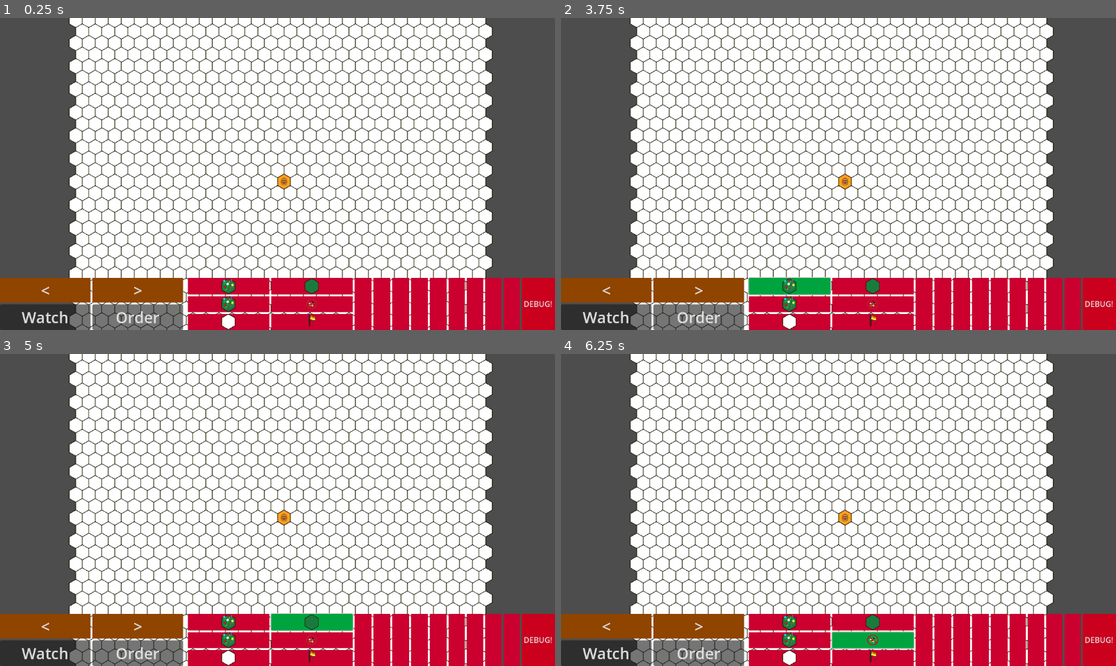
Above: before the commit, frames 1-4 (two rows, left to right).
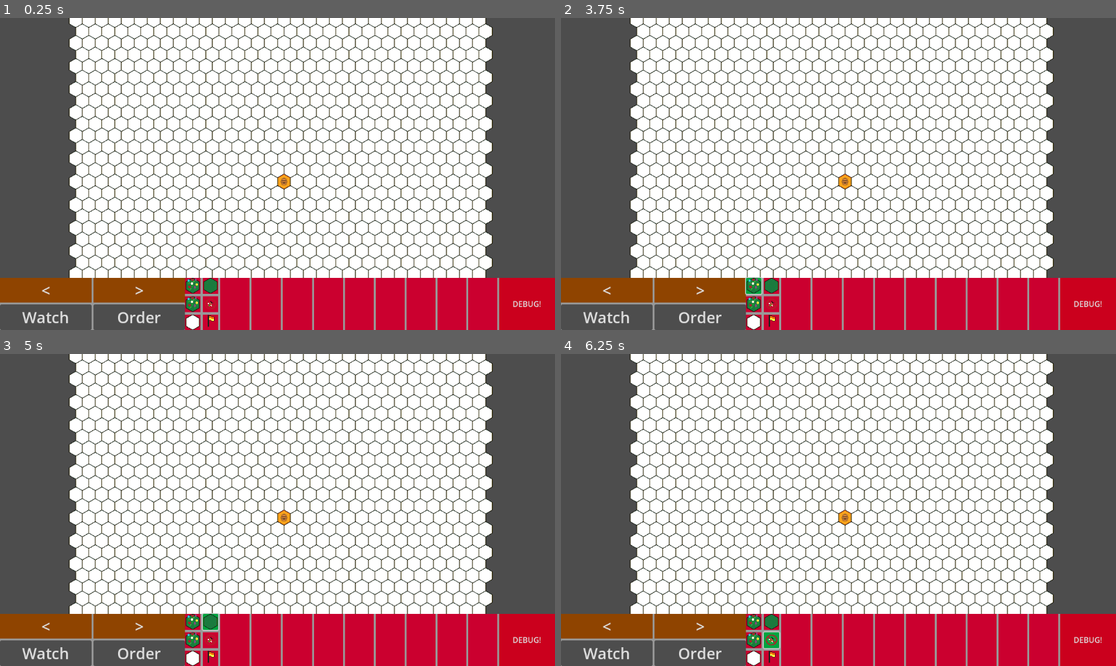
Above: after the commit, the same moments.

Repository: ARCsweden/GameJam2025Fall
Game: Godot game, scene res://Scenes/GameNode.tscn
Same seed, same stepped clock (60 frames per second), same inputs: the game is played once before the commit and once after it.
Inputs (mouse positions are in pixels of both pictures, inside the frame that each line leads up to; where the layout moved, square brackets give the same spot in the first picture):
- Up to frame 1 (0.25 s): no input
- Up to frame 2 (3.75 s): click "<" at 0.5 s; click ">" at 1.25 s; click "Watch" at 2 s; click "Order" at 2.75 s; click (755, 286) [788, 286] at 3.5 s
- Up to frame 3 (5 s): click (210, 622) [310, 622] at 4.25 s
- Up to frame 4 (6.25 s): click (755, 641) [788, 641] at 5 s; click (771, 641) [871, 641] at 5.75 s

The runs differ from the first frame. In frame 1, 5.8% of the frame differs, in the area x 0-100%, y 83-100%; in frame 2, 6.1%; in frame 3, 6.4%; in frame 4, 6.5%.

Commit message:
Cleaner interface

Diff:
--- a/dancing-queen/Scenes/user_interface.tscn
+++ b/dancing-queen/Scenes/user_interface.tscn
@@ -10,8 +10,12 @@
 [ext_resource type="Texture2D" uid="uid://26h73byjc5s" path="res://Assets/Art/png/grass_tile.png" id="5_1648f"]
 [ext_resource type="Texture2D" uid="uid://3y7p3nuo7wix" path="res://Assets/Art/png/flag_tile.png" id="7_xap2s"]
 
+[sub_resource type="StyleBoxFlat" id="StyleBoxFlat_m3woj"]
+
 [sub_resource type="StyleBoxFlat" id="StyleBoxFlat_xap2s"]
 bg_color = Color(0.6718929, 0.32470697, 0, 1)
+
+[sub_resource type="StyleBoxFlat" id="StyleBoxFlat_piynm"]
 
 [sub_resource type="StyleBoxFlat" id="StyleBoxFlat_4d574"]
 bg_color = Color(0, 0.52694565, 0.1954858, 1)
@@ -45,7 +49,7 @@
 anchor_bottom = 1.0
 grow_horizontal = 2
 grow_vertical = 2
-theme_override_constants/separation = 10
+theme_override_constants/separation = 0
 
 [node name="TheClub" type="VBoxContainer" parent="HBox"]
 layout_mode = 2
@@ -56,12 +60,22 @@
 size_flags_vertical = 3
 size_flags_stretch_ratio = 5.0
 
-[node name="BeeControls" type="GridContainer" parent="HBox/TheClub"]
-layout_mode = 2
+[node name="Panel" type="Panel" parent="HBox/TheClub"]
+layout_mode = 2
+size_flags_vertical = 3
+theme_override_styles/panel = SubResource("StyleBoxFlat_m3woj")
+
+[node name="BeeControls" type="GridContainer" parent="HBox/TheClub/Panel"]
+layout_mode = 1
+anchors_preset = 15
+anchor_right = 1.0
+anchor_bottom = 1.0
+grow_horizontal = 2
+grow_vertical = 2
 size_flags_vertical = 3
 columns = 2
 
-[node name="LeftBeeSelect" type="Button" parent="HBox/TheClub/BeeControls"]
+[node name="LeftBeeSelect" type="Button" parent="HBox/TheClub/Panel/BeeControls"]
 layout_mode = 2
 size_flags_horizontal = 3
 size_flags_vertical = 3
@@ -73,7 +87,7 @@
 theme_override_styles/hover = SubResource("StyleBoxFlat_xap2s")
 text = "<"
 
-[node name="RightBeeSelect" type="Button" parent="HBox/TheClub/BeeControls"]
+[node name="RightBeeSelect" type="Button" parent="HBox/TheClub/Panel/BeeControls"]
 layout_mode = 2
 size_flags_horizontal = 3
 size_flags_vertical = 3
@@ -85,7 +99,7 @@
 theme_override_styles/hover = SubResource("StyleBoxFlat_xap2s")
 text = ">"
 
-[node name="Watch" type="Button" parent="HBox/TheClub/BeeControls"]
+[node name="Watch" type="Button" parent="HBox/TheClub/Panel/BeeControls"]
 layout_mode = 2
 size_flags_horizontal = 3
 size_flags_vertical = 3
@@ -94,7 +108,7 @@
 theme_override_font_sizes/font_size = 32
 text = "Watch"
 
-[node name="Order" type="Button" parent="HBox/TheClub/BeeControls"]
+[node name="Order" type="Button" parent="HBox/TheClub/Panel/BeeControls"]
 layout_mode = 2
 size_flags_horizontal = 3
 size_flags_vertical = 3
@@ -113,19 +127,32 @@
 size_flags_vertical = 3
 size_flags_stretch_ratio = 5.0
 
-[node name="Buttons" type="HBoxContainer" parent="HBox/RightScreen"]
-layout_mode = 2
-size_flags_vertical = 3
+[node name="Panel" type="Panel" parent="HBox/RightScreen"]
+layout_mode = 2
+size_flags_vertical = 3
+theme_override_styles/panel = SubResource("StyleBoxFlat_piynm")
+
+[node name="Buttons" type="HBoxContainer" parent="HBox/RightScreen/Panel"]
+layout_mode = 1
+anchors_preset = 15
+anchor_right = 1.0
+anchor_bottom = 1.0
+grow_horizontal = 2
+grow_vertical = 2
+size_flags_vertical = 3
+theme_override_constants/separation = 4
 script = ExtResource("2_doevo")
 
-[node name="TileChoosingButtons" type="GridContainer" parent="HBox/RightScreen/Buttons"]
-layout_mode = 2
-size_flags_horizontal = 3
-size_flags_vertical = 3
-size_flags_stretch_ratio = 5.0
+[node name="TileChoosingButtons" type="GridContainer" parent="HBox/RightScreen/Panel/Buttons"]
+layout_mode = 2
+size_flags_horizontal = 3
+size_flags_vertical = 3
+size_flags_stretch_ratio = 0.5
+theme_override_constants/h_separation = 5
+theme_override_constants/v_separation = 5
 columns = 2
 
-[node name="FlowerTile" type="Button" parent="HBox/RightScreen/Buttons/TileChoosingButtons"]
+[node name="FlowerTile" type="Button" parent="HBox/RightScreen/Panel/Buttons/TileChoosingButtons"]
 layout_mode = 2
 size_flags_horizontal = 3
 size_flags_vertical = 3
@@ -138,7 +165,7 @@
 button_group = ExtResource("2_uf5wx")
 icon_alignment = 1
 
-[node name="GrassTile" type="Button" parent="HBox/RightScreen/Buttons/TileChoosingButtons"]
+[node name="GrassTile" type="Button" parent="HBox/RightScreen/Panel/Buttons/TileChoosingButtons"]
 layout_mode = 2
 size_flags_horizontal = 3
 size_flags_vertical = 3
@@ -151,7 +178,7 @@
 button_group = ExtResource("2_uf5wx")
 icon_alignment = 1
 
-[node name="FlowerTile3" type="Button" parent="HBox/RightScreen/Buttons/TileChoosingButtons"]
+[node name="FlowerTile3" type="Button" parent="HBox/RightScreen/Panel/Buttons/TileChoosingButtons"]
 layout_mode = 2
 size_flags_horizontal = 3
 size_flags_vertical = 3
@@ -164,7 +191,7 @@
 button_group = ExtResource("2_uf5wx")
 icon_alignment = 1
 
-[node name="DangerTile" type="Button" parent="HBox/RightScreen/Buttons/TileChoosingButtons"]
+[node name="DangerTile" type="Button" parent="HBox/RightScreen/Panel/Buttons/TileChoosingButtons"]
 layout_mode = 2
 size_flags_horizontal = 3
 size_flags_vertical = 3
@@ -177,7 +204,7 @@
 button_group = ExtResource("2_uf5wx")
 icon_alignment = 1
 
-[node name="BlankTile" type="Button" parent="HBox/RightScreen/Buttons/TileChoosingButtons"]
+[node name="BlankTile" type="Button" parent="HBox/RightScreen/Panel/Buttons/TileChoosingButtons"]
 layout_mode = 2
 size_flags_horizontal = 3
 size_flags_vertical = 3
@@ -190,7 +217,7 @@
 button_group = ExtResource("2_uf5wx")
 icon_alignment = 1
 
-[node name="FlagTile" type="Button" parent="HBox/RightScreen/Buttons/TileChoosingButtons"]
+[node name="FlagTile" type="Button" parent="HBox/RightScreen/Panel/Buttons/TileChoosingButtons"]
 layout_mode = 2
 size_flags_horizontal = 3
 size_flags_vertical = 3
@@ -203,77 +230,77 @@
 button_group = ExtResource("2_uf5wx")
 icon_alignment = 1
 
-[node name="DanceButtons" type="GridContainer" parent="HBox/RightScreen/Buttons"]
+[node name="DanceButtons" type="GridContainer" parent="HBox/RightScreen/Panel/Buttons"]
 layout_mode = 2
 size_flags_horizontal = 3
 size_flags_vertical = 3
 size_flags_stretch_ratio = 5.0
 columns = 9
 
-[node name="left" type="ColorRect" parent="HBox/RightScreen/Buttons/DanceButtons"]
-unique_name_in_owner = true
-layout_mode = 2
-size_flags_horizontal = 3
-size_flags_vertical = 3
-color = Color(0.79607844, 0, 0.18431373, 1)
-
-[node name="right" type="ColorRect" parent="HBox/RightScreen/Buttons/DanceButtons"]
-unique_name_in_owner = true
-layout_mode = 2
-size_flags_horizontal = 3
-size_flags_vertical = 3
-color = Color(0.79607844, 0, 0.18431373, 1)
-
-[node name="up" type="ColorRect" parent="HBox/RightScreen/Buttons/DanceButtons"]
-unique_name_in_owner = true
-layout_mode = 2
-size_flags_horizontal = 3
-size_flags_vertical = 3
-color = Color(0.79607844, 0, 0.18431373, 1)
-
-[node name="down" type="ColorRect" parent="HBox/RightScreen/Buttons/DanceButtons"]
-unique_name_in_owner = true
-layout_mode = 2
-size_flags_horizontal = 3
-size_flags_vertical = 3
-color = Color(0.79607844, 0, 0.18431373, 1)
-
-[node name="flap" type="ColorRect" parent="HBox/RightScreen/Buttons/DanceButtons"]
-unique_name_in_owner = true
-layout_mode = 2
-size_flags_horizontal = 3
-size_flags_vertical = 3
-color = Color(0.79607844, 0, 0.18431373, 1)
-
-[node name="shake" type="ColorRect" parent="HBox/RightScreen/Buttons/DanceButtons"]
-unique_name_in_owner = true
-layout_mode = 2
-size_flags_horizontal = 3
-size_flags_vertical = 3
-color = Color(0.79607844, 0, 0.18431373, 1)
-
-[node name="antenna" type="ColorRect" parent="HBox/RightScreen/Buttons/DanceButtons"]
-unique_name_in_owner = true
-layout_mode = 2
-size_flags_horizontal = 3
-size_flags_vertical = 3
-color = Color(0.79607844, 0, 0.18431373, 1)
-
-[node name="comb" type="ColorRect" parent="HBox/RightScreen/Buttons/DanceButtons"]
-unique_name_in_owner = true
-layout_mode = 2
-size_flags_horizontal = 3
-size_flags_vertical = 3
-color = Color(0.79607844, 0, 0.18431373, 1)
-
-[node name="elbow" type="ColorRect" parent="HBox/RightScreen/Buttons/DanceButtons"]
-unique_name_in_owner = true
-layout_mode = 2
-size_flags_horizontal = 3
-size_flags_vertical = 3
-color = Color(0.79607844, 0, 0.18431373, 1)
-
-[node name="Debug" type="Button" parent="HBox/RightScreen/Buttons"]
+[node name="left" type="ColorRect" parent="HBox/RightScreen/Panel/Buttons/DanceButtons"]
+unique_name_in_owner = true
+layout_mode = 2
+size_flags_horizontal = 3
+size_flags_vertical = 3
+color = Color(0.79607844, 0, 0.18431373, 1)
+
+[node name="right" type="ColorRect" parent="HBox/RightScreen/Panel/Buttons/DanceButtons"]
+unique_name_in_owner = true
+layout_mode = 2
+size_flags_horizontal = 3
+size_flags_vertical = 3
+color = Color(0.79607844, 0, 0.18431373, 1)
+
+[node name="up" type="ColorRect" parent="HBox/RightScreen/Panel/Buttons/DanceButtons"]
+unique_name_in_owner = true
+layout_mode = 2
+size_flags_horizontal = 3
+size_flags_vertical = 3
+color = Color(0.79607844, 0, 0.18431373, 1)
+
+[node name="down" type="ColorRect" parent="HBox/RightScreen/Panel/Buttons/DanceButtons"]
+unique_name_in_owner = true
+layout_mode = 2
+size_flags_horizontal = 3
+size_flags_vertical = 3
+color = Color(0.79607844, 0, 0.18431373, 1)
+
+[node name="flap" type="ColorRect" parent="HBox/RightScreen/Panel/Buttons/DanceButtons"]
+unique_name_in_owner = true
+layout_mode = 2
+size_flags_horizontal = 3
+size_flags_vertical = 3
+color = Color(0.79607844, 0, 0.18431373, 1)
+
+[node name="shake" type="ColorRect" parent="HBox/RightScreen/Panel/Buttons/DanceButtons"]
+unique_name_in_owner = true
+layout_mode = 2
+size_flags_horizontal = 3
+size_flags_vertical = 3
+color = Color(0.79607844, 0, 0.18431373, 1)
+
+[node name="antenna" type="ColorRect" parent="HBox/RightScreen/Panel/Buttons/DanceButtons"]
+unique_name_in_owner = true
+layout_mode = 2
+size_flags_horizontal = 3
+size_flags_vertical = 3
+color = Color(0.79607844, 0, 0.18431373, 1)
+
+[node name="comb" type="ColorRect" parent="HBox/RightScreen/Panel/Buttons/DanceButtons"]
+unique_name_in_owner = true
+layout_mode = 2
+size_flags_horizontal = 3
+size_flags_vertical = 3
+color = Color(0.79607844, 0, 0.18431373, 1)
+
+[node name="elbow" type="ColorRect" parent="HBox/RightScreen/Panel/Buttons/DanceButtons"]
+unique_name_in_owner = true
+layout_mode = 2
+size_flags_horizontal = 3
+size_flags_vertical = 3
+color = Color(0.79607844, 0, 0.18431373, 1)
+
+[node name="Debug" type="Button" parent="HBox/RightScreen/Panel/Buttons"]
 layout_mode = 2
 size_flags_horizontal = 3
 size_flags_vertical = 3
Not shown: 1 places in dancing-queen/Scenes/user_interface.tscn that only renumber resources
